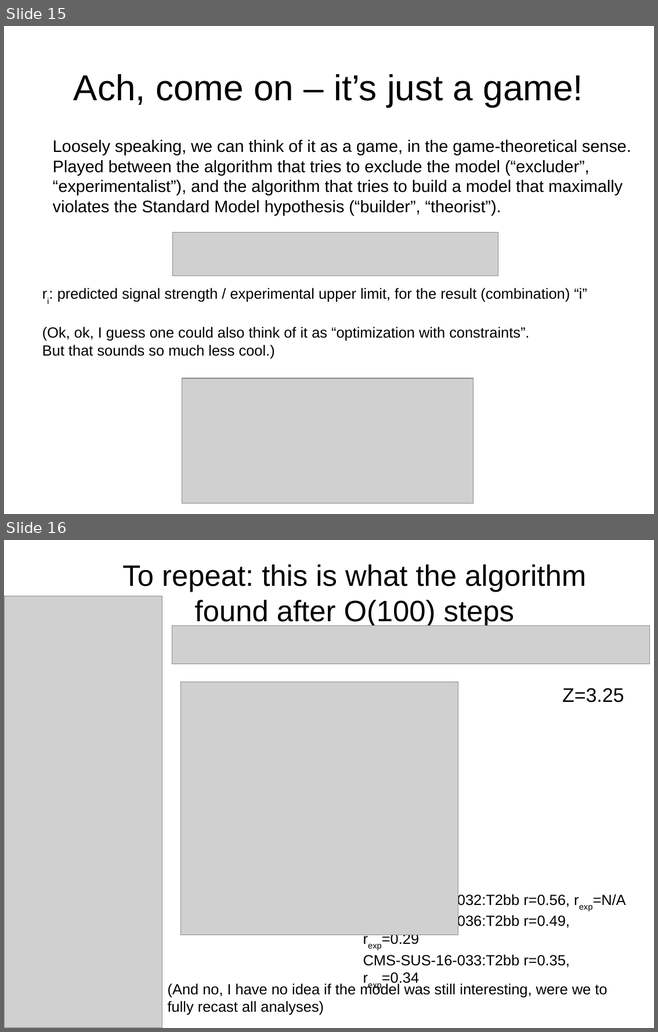
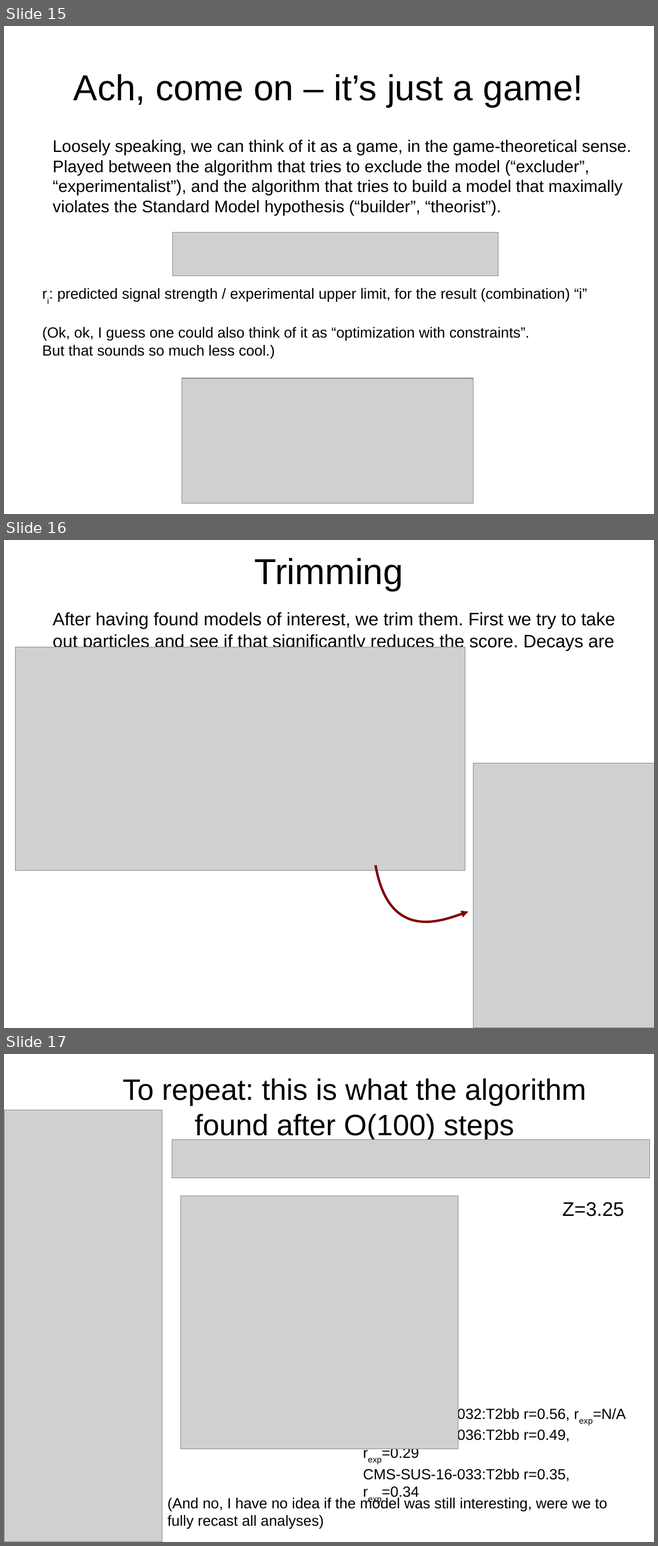
Before and after one commit to SModelS/smodels-utils, a slide deck: combinations/amb.odp. Shown one above the other, each under a label of ours: slides 15 and 16 before the commit, slides 15, 16 and 17 after it. The pictures are 658x1032 and 658x1546 pixels, drawn with LibreOffice and Linux fonts; fonts in the diff are those of the drawing; grey boxes stand for pictures. Boxes give left, top, right and bottom in pixels: in the first picture for what was removed or moved away, otherwise in the second. Text is boxed around its words. In the diff, an @@ line names an element or a change of style, - is before the commit and + after.

Commit message:
added trimming slide

```diff
--- a/combinations/amb.odp
+++ b/combinations/amb.odp
@@ slide 16 added at [4, 540, 654, 1028], background #FFFFFF @@
@@ title added at [255, 558, 403, 590], 44 pt, text #000000 @@
+Trimming
@@ text added at [53, 612, 615, 651], 22 pt, text #000000 @@
+After having found models of interest, we trim them. First we try to take out particles and see if that significantly reduces the score. Decays are next.
@@ picture added at [15, 647, 465, 870] @@
@@ picture added at [473, 763, 654, 1028] @@
@@ freeform shape added at [375, 865, 468, 918], outline #800000 2.89 pt @@
@@ what was slide 16 is now slide 17 @@
```
Also in this commit, not shown: 1 other file.
